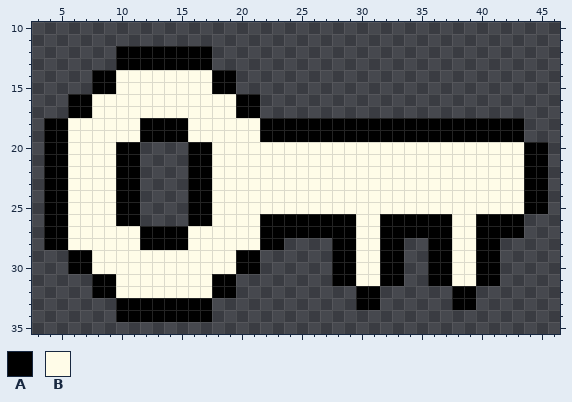
Edited in one commit: pixel-art sprite (res/textures/key2.png). The picture above is the old version.
The file is 48x48 pixels. Shown: x 3..46, y 10..35.
Palette (. is transparent): A #000000  B #fffce8
Pixels before, first column x 4:
12 ......AAAAAAAA............................
13 ......AAAAAAAA............................
14 ....AABBBBBBBBAA..........................
15 ....AABBBBBBBBAA..........................
16 ..AABBBBBBBBBBBBAA........................
17 ..AABBBBBBBBBBBBAA........................
18 AABBBBBBAAAABBBBBBAAAAAAAAAAAAAAAAAAAAAA..
19 AABBBBBBAAAABBBBBBAAAAAAAAAAAAAAAAAAAAAA..
20 AABBBBAA....AABBBBBBBBBBBBBBBBBBBBBBBBBBAA
21 AABBBBAA....AABBBBBBBBBBBBBBBBBBBBBBBBBBAA
22 AABBBBAA....AABBBBBBBBBBBBBBBBBBBBBBBBBBAA
23 AABBBBAA....AABBBBBBBBBBBBBBBBBBBBBBBBBBAA
24 AABBBBAA....AABBBBBBBBBBBBBBBBBBBBBBBBBBAA
25 AABBBBAA....AABBBBBBBBBBBBBBBBBBBBBBBBBBAA
26 AABBBBAA....AABBBBAAAAAAAABBAAAAAABBAAAA..
27 AABBBBBBAAAABBBBBBAAAAAAAABBAAAAAABBAAAA..
28 AABBBBBBAAAABBBBBBAA....AABBAA..AABBAA....
29 ..AABBBBBBBBBBBBAA......AABBAA..AABBAA....
30 ..AABBBBBBBBBBBBAA......AABBAA..AABBAA....
31 ....AABBBBBBBBAA........AABBAA..AABBAA....
32 ....AABBBBBBBBAA..........AA......AA......
33 ......AAAAAAAA............AA......AA......
34 ......AAAAAAAA............................
After the commit:
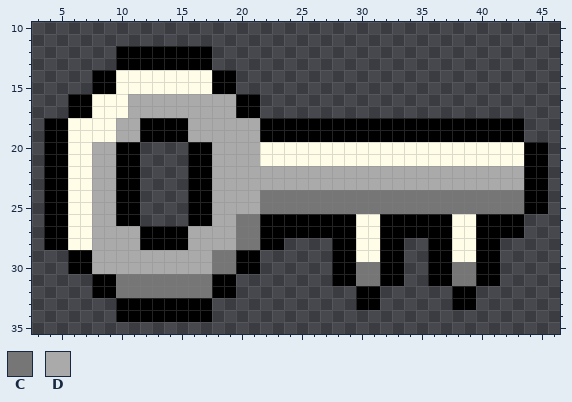
Colours new in this view: C #767676  D #aaaaaa
Change:
{"y":16,"x":11,"old":"BBBBBBBBB","new":"DDDDDDDDD"}
{"y":17,"x":11,"old":"BBBBBBBBB","new":"DDDDDDDDD"}
{"y":18,"x":10,"old":"BB","new":"DD"}
{"y":18,"x":16,"old":"BBBBBB","new":"DDDDDD"}
{"y":19,"x":10,"old":"BB","new":"DD"}
{"y":19,"x":16,"old":"BBBBBB","new":"DDDDDD"}
{"y":20,"x":8,"old":"BB","new":"DD"}
{"y":20,"x":18,"old":"BBBB","new":"DDDD"}
{"y":21,"x":8,"old":"BB","new":"DD"}
{"y":21,"x":18,"old":"BBBB","new":"DDDD"}
{"y":22,"x":8,"old":"BB","new":"DD"}
{"y":22,"x":18,"old":"BBBBBBBBBBBBBBBBBBBBBBBBBB","new":"DDDDDDDDDDDDDDDDDDDDDDDDDD"}
{"y":23,"x":8,"old":"BB","new":"DD"}
{"y":23,"x":18,"old":"BBBBBBBBBBBBBBBBBBBBBBBBBB","new":"DDDDDDDDDDDDDDDDDDDDDDDDDD"}
{"y":24,"x":8,"old":"BB","new":"DD"}
{"y":24,"x":18,"old":"BBBBBBBBBBBBBBBBBBBBBBBBBB","new":"DDDDCCCCCCCCCCCCCCCCCCCCCC"}
{"y":25,"x":8,"old":"BB","new":"DD"}
{"y":25,"x":18,"old":"BBBBBBBBBBBBBBBBBBBBBBBBBB","new":"DDDDCCCCCCCCCCCCCCCCCCCCCC"}
{"y":26,"x":8,"old":"BB","new":"DD"}
{"y":26,"x":18,"old":"BBBB","new":"DDCC"}
{"y":27,"x":8,"old":"BBBB","new":"DDDD"}
{"y":27,"x":16,"old":"BBBBBB","new":"DDDDCC"}
{"y":28,"x":8,"old":"BBBB","new":"DDDD"}
{"y":28,"x":16,"old":"BBBBBB","new":"DDDDCC"}
{"y":29,"x":8,"old":"BBBBBBBBBBBB","new":"DDDDDDDDDDCC"}
{"y":30,"x":8,"old":"BBBBBBBBBBBB","new":"DDDDDDDDDDCC"}
{"y":30,"x":30,"old":"BB","new":"CC"}
{"y":30,"x":38,"old":"BB","new":"CC"}
{"y":31,"x":10,"old":"BBBBBBBB","new":"CCCCCCCC"}
{"y":31,"x":30,"old":"BB","new":"CC"}
{"y":31,"x":38,"old":"BB","new":"CC"}
{"y":32,"x":10,"old":"BBBBBBBB","new":"CCCCCCCC"}
{"label":"changed","picture_box":[92,94,524,298]}
